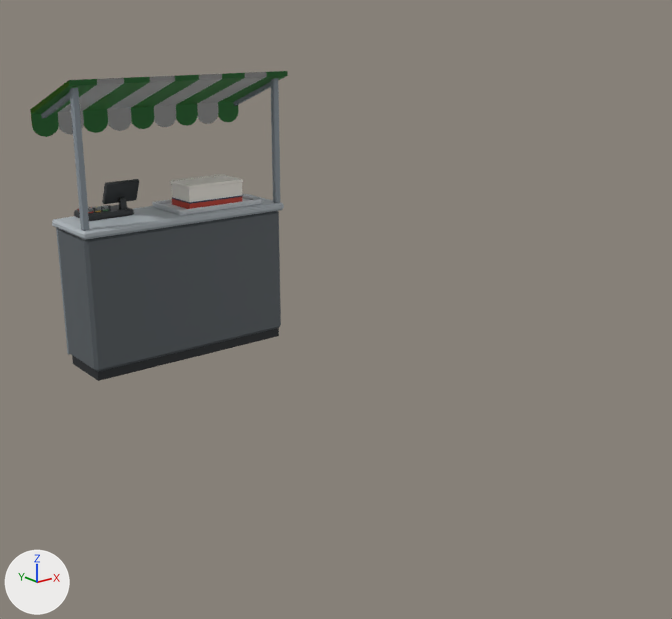
An edit to the Blender file art/blender/order_stand.blend, drawn before and after from the same camera.
The view is the same before and after, from a 50 mm lens placed at (-2.89, -5.29, 2.14), pointed at (0.08, -1.59, 0.65). Every picture has the same lights, and +X, +Y and +Z are marked at lower left. The older version comes first.

Objects in the first picture: 'awning_4', 'counter', 'tpv', 'tray'.
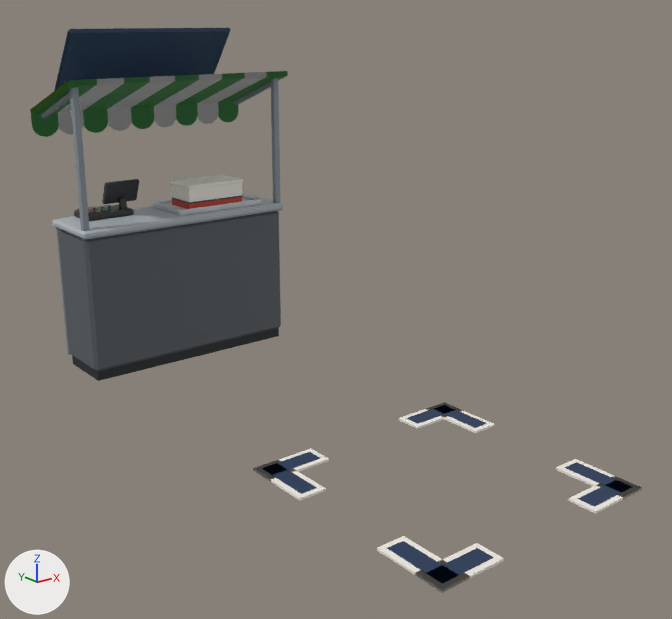
What changed in the scene script:
```text
Add me_delivery_zone:
    me_delivery_zone.from_pydata(...)  # a box spanning x -0.62..-0.53, y -2.205..-1.885, z 0.057..0.059; a box spanning x -0.62..-0.53, y -3.115..-2.795, z 0.057..0.059; a box spanning x -0.62..-0.33, y -1.975..-1.885, z 0.057..0.059; a box spanning x -0.62..-0.33, y -3.115..-3.025, z 0.057..0.059; a box spanning x 0.53..0.62, y -2.205..-1.885, z 0.057..0.059; a box spanning x 0.53..0.62, y -3.115..-2.795, z 0.057..0.059; a box spanning x 0.33..0.62, y -1.975..-1.885, z 0.057..0.059; a box spanning x 0.33..0.62, y -3.115..-3.025, z 0.057..0.059
    me_delivery_zone.materials.append(mat_order_stand_atlas)  # picture img_order_stand_atlas
Add me_delivery_zone_border:
    me_delivery_zone_border.from_pydata(...)  # a box spanning x -0.65..-0.5, y -2.235..-1.855, z 0.045..0.057; a box spanning x -0.65..-0.5, y -3.145..-2.765, z 0.045..0.057; a box spanning x -0.65..-0.3, y -2.005..-1.855, z 0.045..0.057; a box spanning x -0.65..-0.3, y -3.145..-2.995, z 0.045..0.057; a box spanning x 0.5..0.65, y -2.235..-1.855, z 0.045..0.057; a box spanning x 0.5..0.65, y -3.145..-2.765, z 0.045..0.057; a box spanning x 0.3..0.65, y -2.005..-1.855, z 0.045..0.057; a box spanning x 0.3..0.65, y -3.145..-2.995, z 0.045..0.057
    me_delivery_zone_border.materials.append(mat_order_stand_atlas)  # picture img_order_stand_atlas
Add me_order_id_plate:
    me_order_id_plate.from_pydata(...)  # 48 vertices, 52 faces; spans x -0.56..0.56, y 0.105..0.406, z 1.697..2.075
    me_order_id_plate.materials.append(mat_order_stand_atlas)  # picture img_order_stand_atlas
Add ob_delivery_zone:
    ob_delivery_zone = bpy.data.objects.new('delivery_zone', me_delivery_zone)
    ob_delivery_zone.parent = ob_order_stand
    ob_delivery_zone.location = (0.0, 0.0, 0.0)
Add ob_delivery_zone_border:
    ob_delivery_zone_border = bpy.data.objects.new('delivery_zone_border', me_delivery_zone_border)
    ob_delivery_zone_border.parent = ob_order_stand
    ob_delivery_zone_border.location = (0.0, 0.0, 0.0)
Add ob_order_id_plate:
    ob_order_id_plate = bpy.data.objects.new('order_id_plate', me_order_id_plate)
    ob_order_id_plate.parent = ob_order_stand
    ob_order_id_plate.location = (0.0, 0.0, 0.0)
```

Pixel boxes [x1, y1, x2, y2] of what changed, in the pictures (672 x 619 px):
'order_id_plate', added (blue): after [54, 28, 231, 91]
'delivery_zone_border', added: after [253, 402, 642, 593]
'delivery_zone', added: after [262, 405, 632, 584]
